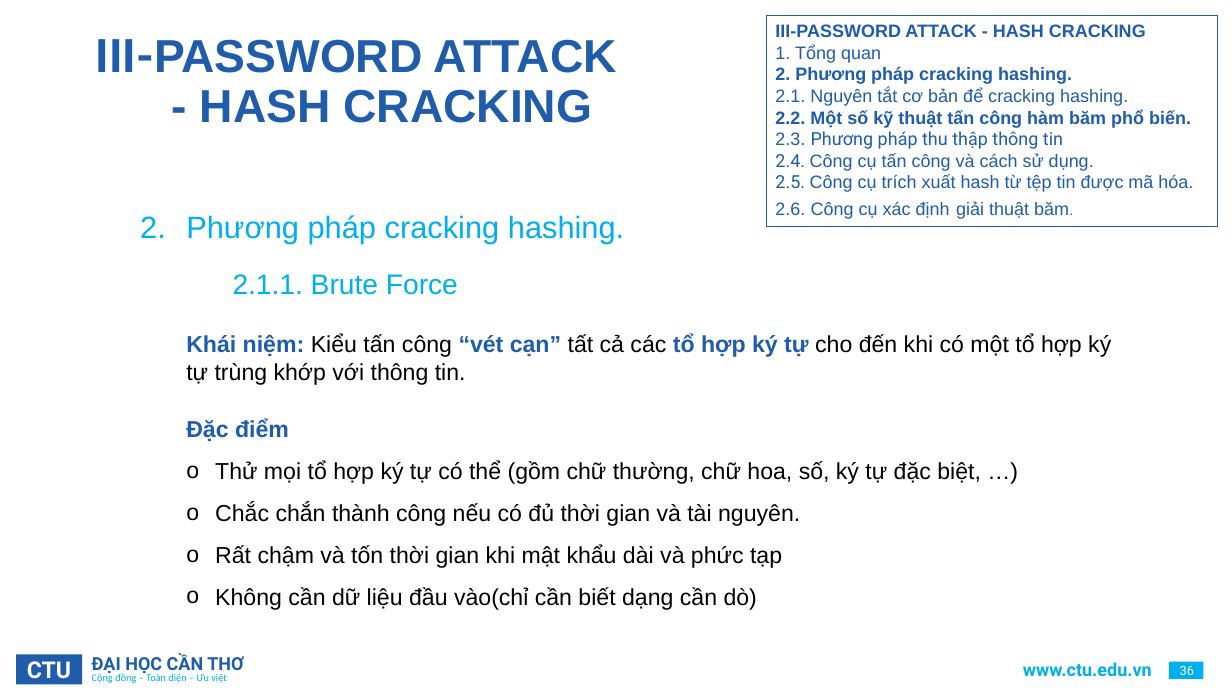
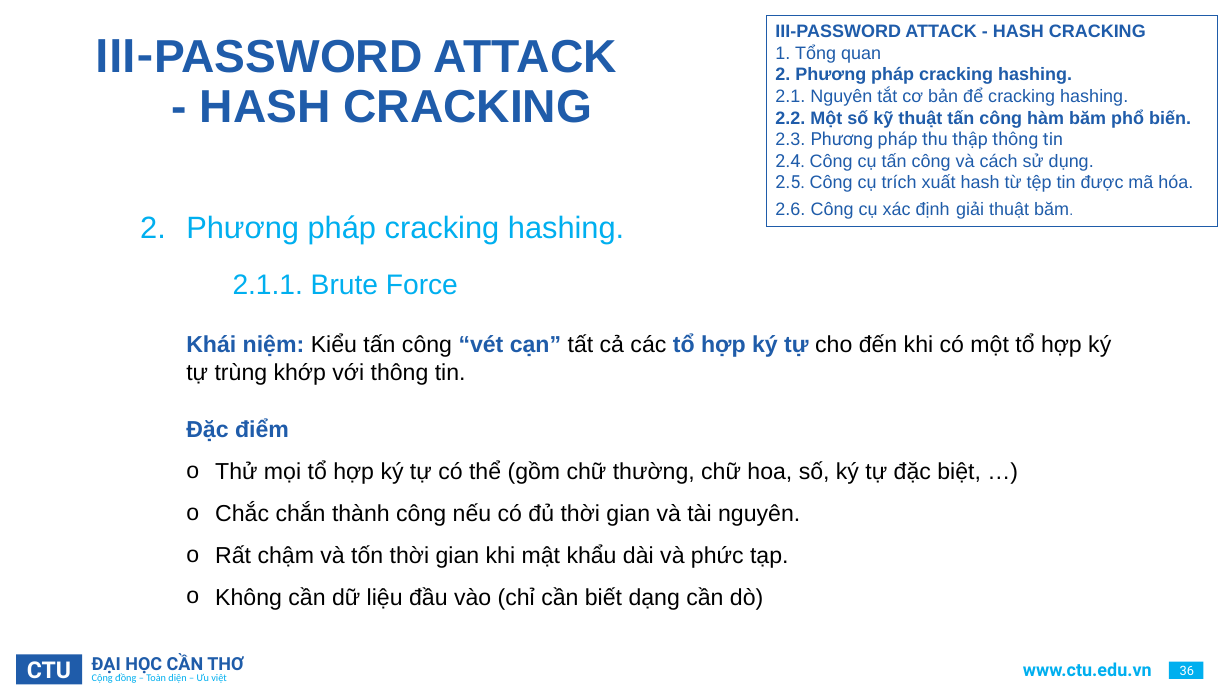
Before and after one commit to HaiDangDoo/archive, a slide deck: slide 36 of NLCS/CTU_PowerPoint_Template.pptx. Drawn at 1232x693 pixels with LibreOffice and Linux fonts; fonts in the diff are those of the drawing; background and template pictures are left out. Boxes give left, top, right and bottom in pixels: in the first picture for what was removed or moved away, otherwise in the second. Text is boxed around its words. In the diff, an @@ line names an element or a change of style, - is before the commit and + after.

```diff
--- a/NLCS/CTU_PowerPoint_Template.pptx
+++ b/NLCS/CTU_PowerPoint_Template.pptx
@@ text at (215, 544, 788, 610): text changed @@
-    o Rất chậm và tốn thời gian khi mật khẩu dài và phức tạp
-    o Không cần dữ liệu đầu vào(chỉ cần biết dạng cần dò)
+    o Rất chậm và tốn thời gian khi mật khẩu dài và phức tạp.
+    o Không cần dữ liệu đầu vào (chỉ cần biết dạng cần dò)
```
Also in this commit, not shown: 30 other slides changed, 2 slides removed, 35 other files.
